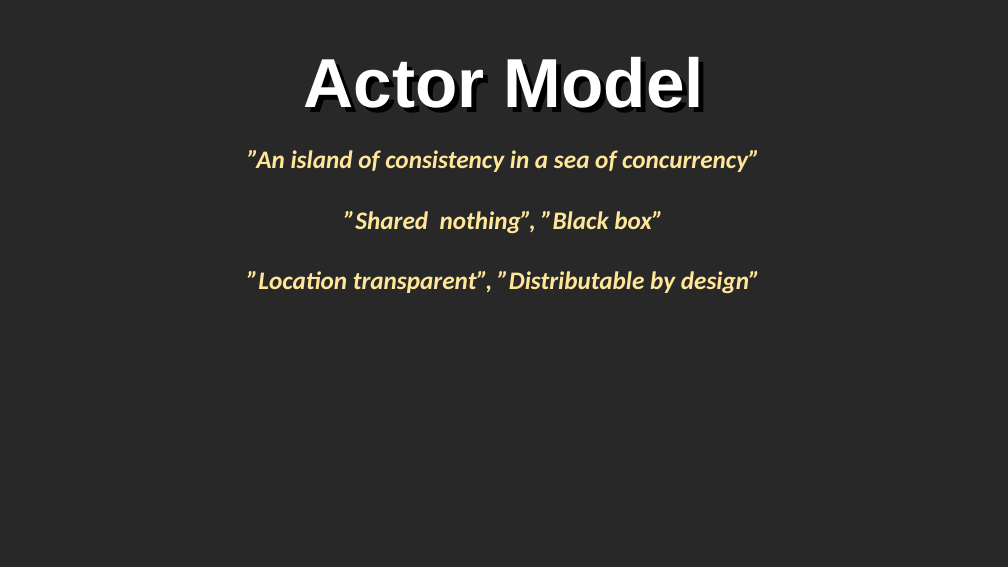
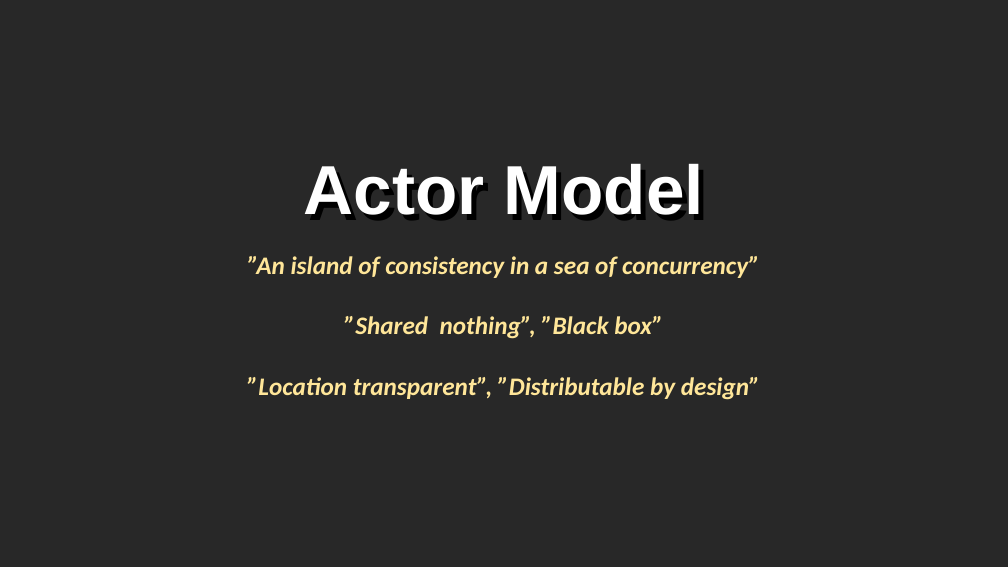
Before and after one commit to rogeralsing/Presentations, a slide deck: slide 7 of FailingGracefully/QConSP/protoactor.pptx (slide 8 before the commit). Drawn at 1008x567 pixels with LibreOffice and Linux fonts; fonts in the diff are those of the drawing. Boxes give left, top, right and bottom in pixels: in the first picture for what was removed or moved away, otherwise in the second. Text is boxed around its words. In the diff, an @@ line names an element or a change of style, - is before the commit and + after.

```diff
--- a/FailingGracefully/QConSP/protoactor.pptx
+++ b/FailingGracefully/QConSP/protoactor.pptx
@@ text "Actor Model": place and size @@
-text "Actor Model" at [304,56,704,108]
+text "Actor Model" at [304,163,704,215]
@@ text "”An island of consistency in ...": place and size @@
-text "”An island of consistency in ..." at [247,150,760,294]
+text "”An island of consistency in ..." at [247,256,760,400]
```
Also in this commit, not shown: 2 other slides changed, 4 slides added, 3 slides removed, 1 other file.
